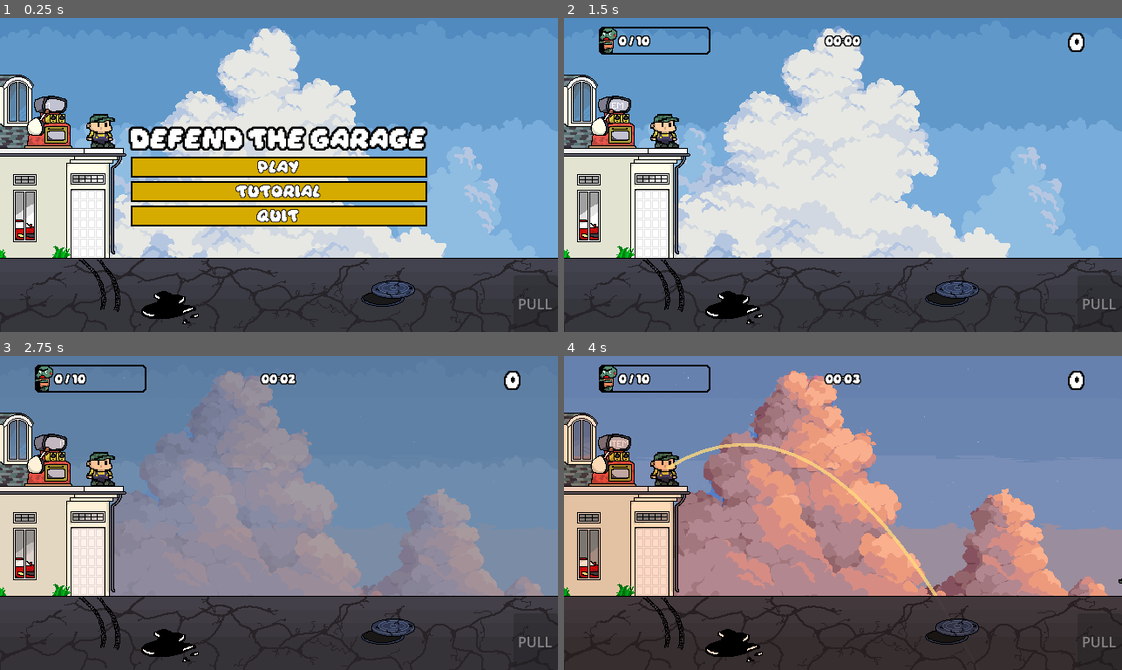
Above: before the commit, frames 1-4 (two rows, left to right).
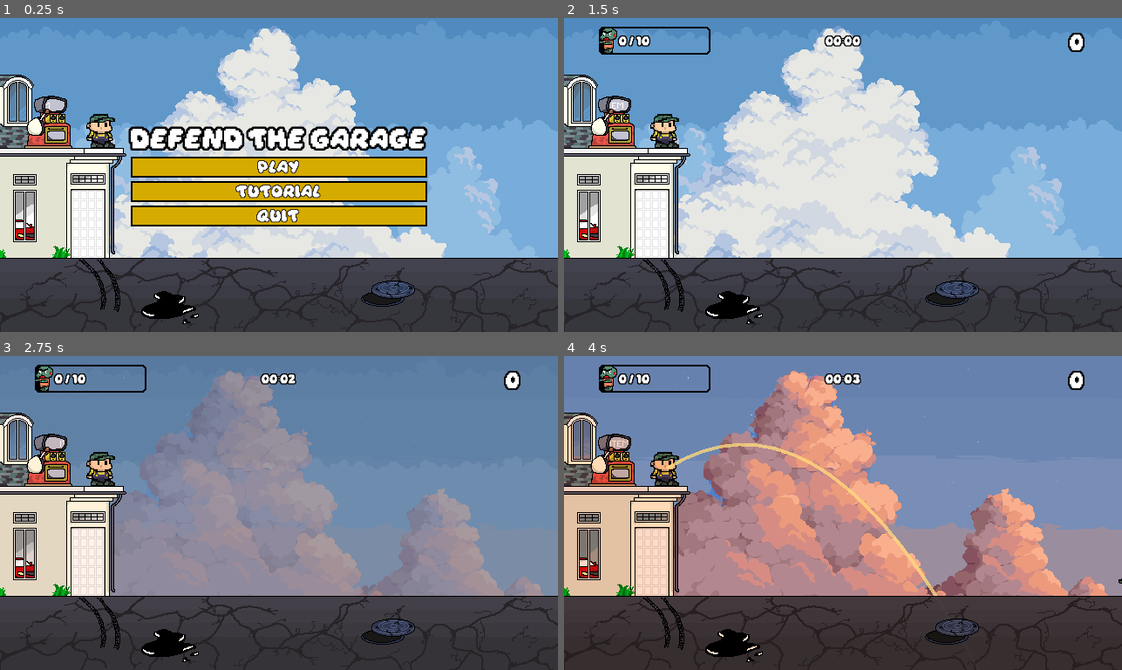
Above: after the commit, the same moments.

Repository: RayhanSP/gamedev-solo
Game: Godot game, scene res://scenes/main_menu.tscn
Two runs of this game, one before a commit and one after it. Both use one fixed random seed, a clock stepped at 60 frames per second and the inputs below.
Inputs (mouse positions are in pixels of both pictures, inside the frame that each line leads up to):
- Up to frame 1 (0.25 s): no input
- Up to frame 2 (1.5 s): click "play" at 0.5 s; click (580, 36) at 1.25 s
- Up to frame 3 (2.75 s): tap Enter (gacha_pull) at 2 s; hold Right (ui_right) from 2.03 s (still down); hold Enter (gacha_pull) from 2.03 s (still down)
- Up to frame 4 (4 s): release Enter (gacha_pull) at 2.78 s; tap Enter (gacha_pull) at 2.85, 3.8 s; release Right (ui_right) at 3.53 s; hold Left (ui_left) from 3.53 s (still down); hold Space (throw_item) from 3.53 s (still down)

The runs differ from the first frame. In frame 1, less than 0.1% of the frame differs, in the area x 92-99%, y 89-93%; in frame 2, less than 0.1%; in frame 3, less than 0.1%; in frame 4, less than 0.1%.

Commit message:
fix: remove on-screen gacha button

Diff:
--- a/scenes/vending_machine.tscn
+++ b/scenes/vending_machine.tscn
@@ -82,17 +82,3 @@
 animation = &"ready"
 
 [node name="Timer" type="Timer" parent="." unique_id=1193820832]
-
-[node name="UI_Gacha" type="CanvasLayer" parent="." unique_id=61629327]
-
-[node name="GachaButton" type="Button" parent="UI_Gacha" unique_id=1624177407]
-anchors_preset = 3
-anchor_left = 1.0
-anchor_top = 1.0
-anchor_right = 1.0
-anchor_bottom = 1.0
-offset_left = -51.0
-offset_top = -65.0
-grow_horizontal = 0
-grow_vertical = 0
-text = "PULL"
--- a/scripts/vending_machine.gd
+++ b/scripts/vending_machine.gd
@@ -1,7 +1,6 @@
 extends Node2D
 
 @onready var anim = $AnimatedSprite2D
-@onready var gacha_btn = $UI_Gacha/GachaButton
 
 var gacha_pool = [
 	"busi", "busi", "busi", "busi",
@@ -15,17 +14,13 @@
 
 func _ready():
 	anim.animation_finished.connect(_on_animation_finished)
-	gacha_btn.pressed.connect(_on_gacha_btn_pressed)
-
-	# Default tombol mati di awal
-	gacha_btn.disabled = true
 	update_machine_state()
 
 # --- FUNGSI INPUT (ENTER UNTUK GACHA) ---
 func _input(event):
 	# Pastikan tombol ditekan, dan game tidak sedang Game Over/Paused
 	if event.is_action_pressed("gacha_pull") and not get_tree().paused:
-		_on_gacha_btn_pressed()
+		_trigger_gacha()
 
 # Fungsi untuk dipanggil dari main.gd saat poin mencapai 5
 func add_charge(amount):
@@ -38,10 +33,8 @@
 	if is_gacha_running: return
 
 	if available_charges > 0:
-		gacha_btn.disabled = false
 		anim.play("ready") # Mainkan animasi 1 sprite "ready" lu
 	else:
-		gacha_btn.disabled = true
 		anim.play("idle") # Balik ke animasi muter biasa kalau poin habis
 
 func _on_animation_finished():
@@ -56,7 +49,7 @@
 		if not is_gacha_running and available_charges <= 0:
 			anim.play("idle")
 
-func _on_gacha_btn_pressed():
+func _trigger_gacha():
 	if is_gacha_running or available_charges <= 0: return
 
 	var main_scene = get_tree().current_scene
@@ -65,7 +58,6 @@
 
 	print(">> Memulai Proses Gacha...")
 	is_gacha_running = true
-	gacha_btn.disabled = true
 
 	# Kurangi jatah gacha
 	available_charges -= 1
@@ -80,4 +72,4 @@
 	print("!!! DAPET ITEM: ", hadiah.to_upper(), " !!!")
 
 	is_gacha_running = false
-	update_machine_state() # Bakal ngecek otomatis: kalau charge masih ada, balik ke "READY". Kalau habis, balik "IDLE".
+	update_machine_state()
